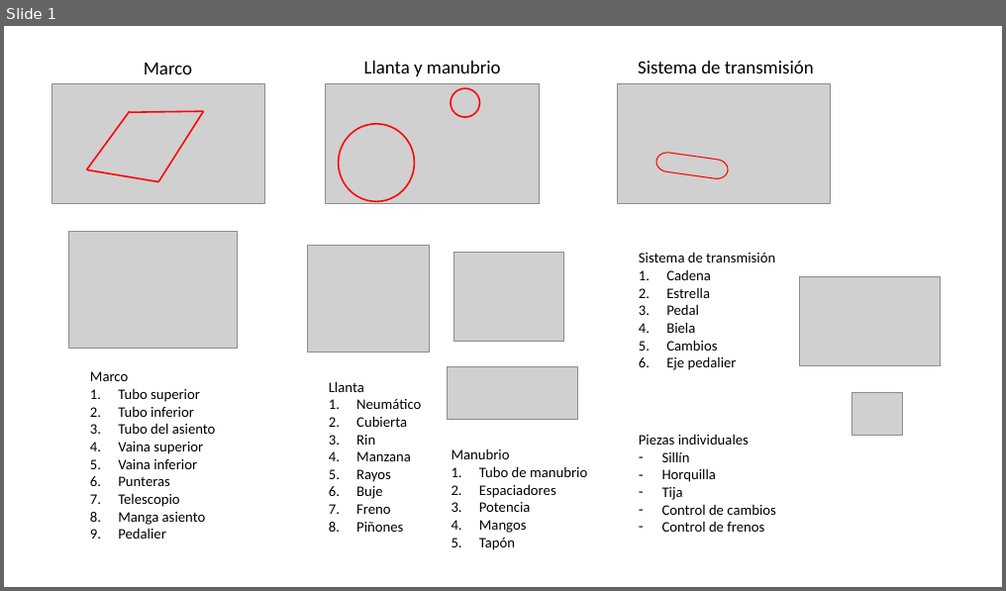
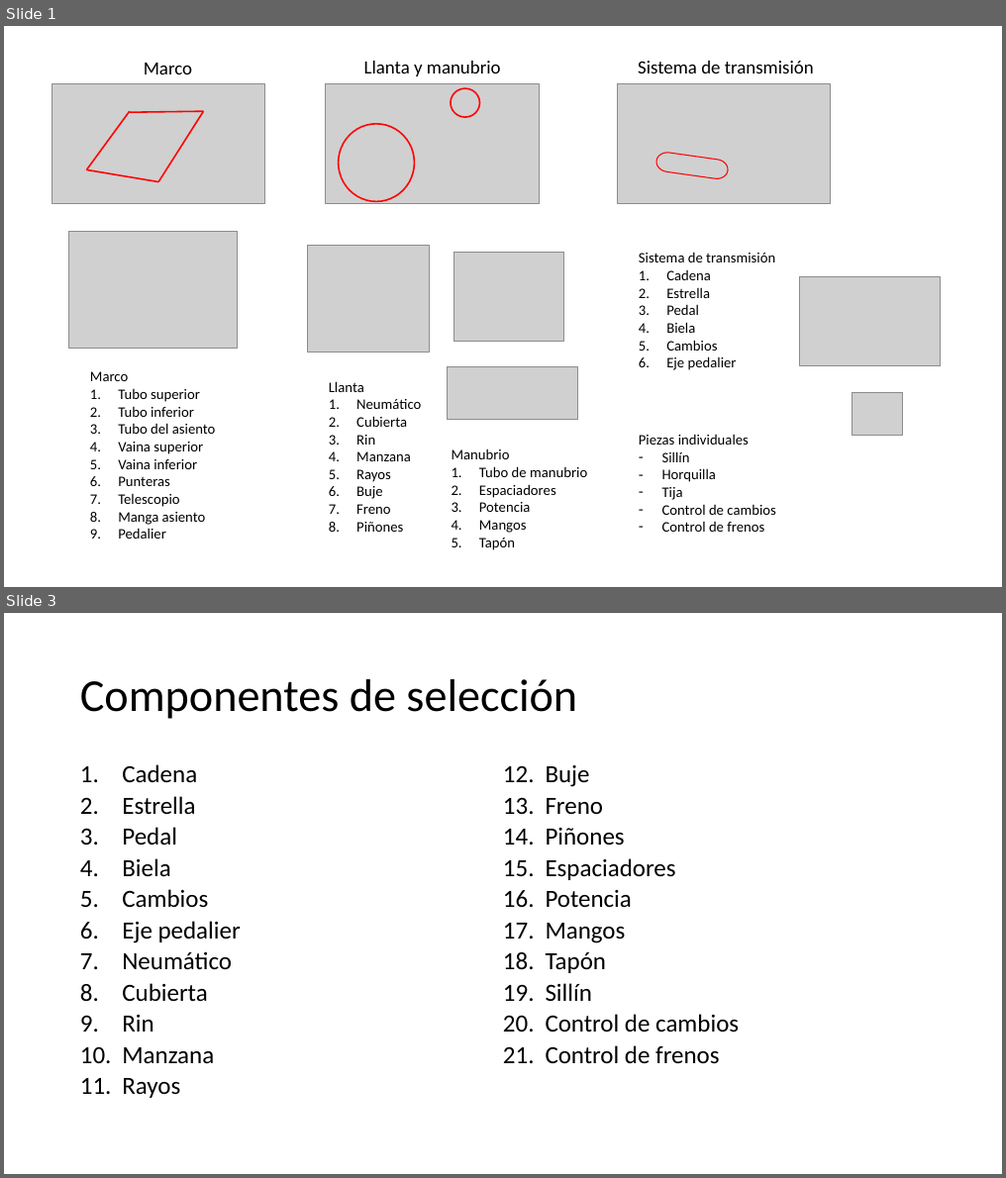
Before and after one commit to juvallejom/BICIBU-Proyecto-Final, a slide deck: Plant Simulation/Componentes de la bicicleta.pptx. Shown one above the other, each under a label of ours: slide 1 before the commit, slides 1 and 3 after it; the slides between them are not shown. The pictures are 1006x591 and 1006x1178 pixels, drawn with LibreOffice and Linux fonts; fonts in the diff are those of the drawing; grey boxes stand for pictures; background and template pictures are left out. Boxes give left, top, right and bottom in pixels: in the first picture for what was removed or moved away, otherwise in the second. Text is boxed around its words. In the diff, an @@ line names an element or a change of style, - is before the commit and + after.

Commit message:
Lista de componentes de fabricación y selección

```diff
--- a/Plant Simulation/Componentes de la bicicleta.pptx
+++ b/Plant Simulation/Componentes de la bicicleta.pptx
@@ slide 3 added at (4, 613, 1002, 1174), background #FFFFFF @@
@@ title added at (80, 679, 577, 719), 44 pt, text #000000 @@
+Componentes de selección
@@ text added at (122, 764, 739, 1098), 23.8 pt, text #000000 @@
+1. Cadena
+2. Estrella
+3. Pedal
+4. Biela
+5. Cambios
+6. Eje pedalier
+7. Neumático
+8. Cubierta
+9. Rin
+10. Manzana
+11. Rayos
+12. Buje
+13. Freno
+14. Piñones
+15. Espaciadores
+16. Potencia
+17. Mangos
+18. Tapón
+19. Sillín
+20. Control de cambios
+21. Control de frenos
```
Also in this commit, not shown: 1 other slide added.
